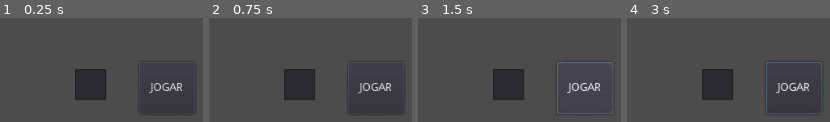
Above: before the commit, frames 1-4 (left to right).
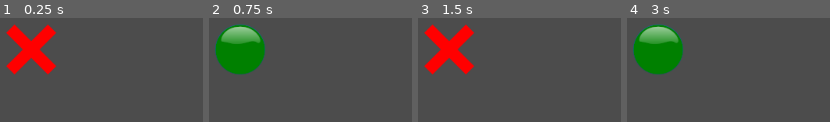
Above: after the commit, the same moments.

Repository: lucassfelix/tic_tac_toe_ai
Game: Godot game, scene res://Scenes/mainScene.tscn
The game is run twice, just before and just after one commit, with the same random seed, the same clock (stepped at 60 frames per second) and the same inputs.
Inputs (mouse positions are in pixels of both pictures, inside the frame that each line leads up to):
- Up to frame 1 (0.25 s): no input
- Up to frame 2 (0.75 s): click (239, 49) at 0.52 s
- Up to frame 3 (1.5 s): click (584, 87) at 1.25 s, where only the run before the commit has a clickable "JOGAR"
- Up to frame 4 (3 s): click (793, 87) at 2 s, where only the run before the commit has a clickable "JOGAR"; click (657, 49) at 2.77 s

The runs differ from the first frame. In frame 1, 12% of the frame differs, in the area x 2-90%, y 5-79%; in frame 2, 15%; in frame 3, 13%; in frame 4, 16%, in the area x 2-97%, y 5-93%.
Error before the commit: Parse Error: The identifier "board" isn't declared in the current scope. (res://Scripts/Board.gd:94)
Error after the commit: Invalid call. Nonexistent function 'get_class' in base 'Nil'. (res://Scripts/AIPlayer.gd:16)

Commit message:
Created Scriptable Objects

Diff:
--- /dev/null
+++ b/Font/NotoSerifJP_Black.tres
@@ -0,0 +1,6 @@
+[gd_resource type="DynamicFont" load_steps=2 format=2]
+
+[ext_resource path="res://Font/NotoSerifJP-Black.otf" type="DynamicFontData" id=1]
+
+[resource]
+font_data = ExtResource( 1 )
--- /dev/null
+++ b/Font/NotoSerifJP_Bold.tres
@@ -0,0 +1,6 @@
+[gd_resource type="DynamicFont" load_steps=2 format=2]
+
+[ext_resource path="res://Font/NotoSerifJP-Bold.otf" type="DynamicFontData" id=1]
+
+[resource]
+font_data = ExtResource( 1 )
--- /dev/null
+++ b/Font/NotoSerifJP_Regular.tres
@@ -0,0 +1,6 @@
+[gd_resource type="DynamicFont" load_steps=2 format=2]
+
+[ext_resource path="res://Font/NotoSerifJP-Regular.otf" type="DynamicFontData" id=1]
+
+[resource]
+font_data = ExtResource( 1 )
--- /dev/null
+++ b/Font/NotoSerif_Black.tres
@@ -0,0 +1,6 @@
+[gd_resource type="DynamicFont" load_steps=2 format=2]
+
+[ext_resource path="res://Font/NotoSerif-Black.ttf" type="DynamicFontData" id=1]
+
+[resource]
+font_data = ExtResource( 1 )
--- /dev/null
+++ b/Font/NotoSerif_Bold.tres
@@ -0,0 +1,6 @@
+[gd_resource type="DynamicFont" load_steps=2 format=2]
+
+[ext_resource path="res://Font/NotoSerif-Bold.ttf" type="DynamicFontData" id=1]
+
+[resource]
+font_data = ExtResource( 1 )
--- /dev/null
+++ b/Font/NotoSerif_ExtraBold.tres
@@ -0,0 +1,6 @@
+[gd_resource type="DynamicFont" load_steps=2 format=2]
+
+[ext_resource path="res://Font/NotoSerif-ExtraBold.ttf" type="DynamicFontData" id=1]
+
+[resource]
+font_data = ExtResource( 1 )
--- /dev/null
+++ b/Font/NotoSerif_Regular.tres
@@ -0,0 +1,6 @@
+[gd_resource type="DynamicFont" load_steps=2 format=2]
+
+[ext_resource path="res://Font/NotoSerif-Regular.ttf" type="DynamicFontData" id=1]
+
+[resource]
+font_data = ExtResource( 1 )
--- /dev/null
+++ b/IntegerVar.gd
@@ -0,0 +1,11 @@
+extends Resource
+class_name IntegerVar
+
+export(int) var value
+
+func get_value() -> int:
+	return value
+
+func set_value(new_value : int) -> void:
+	value = new_value
+	ResourceSaver.save(resource_path, self)
--- /dev/null
+++ b/Piece.gd
@@ -0,0 +1,6 @@
+extends Resource
+class_name Piece
+
+export(String) var name = "EMPTY"
+export(int) var value = 0
+export(Texture) var image = null
--- /dev/null
+++ b/Resources/Pieces/Empty_Piece.tres
@@ -0,0 +1,10 @@
+[gd_resource type="Resource" load_steps=3 format=2]
+
+[ext_resource path="res://Piece.gd" type="Script" id=1]
+[ext_resource path="res://Textures/X_Image.png" type="Texture" id=2]
+
+[resource]
+script = ExtResource( 1 )
+name = "X"
+value = -1
+image = ExtResource( 2 )
--- /dev/null
+++ b/Resources/Pieces/O_Piece.tres
@@ -0,0 +1,10 @@
+[gd_resource type="Resource" load_steps=3 format=2]
+
+[ext_resource path="res://Piece.gd" type="Script" id=1]
+[ext_resource path="res://Textures/X_Image.png" type="Texture" id=2]
+
+[resource]
+script = ExtResource( 1 )
+name = "X"
+value = -1
+image = ExtResource( 2 )
--- /dev/null
+++ b/Resources/Pieces/X_Piece.tres
@@ -0,0 +1,8 @@
+[gd_resource type="Resource" load_steps=2 format=2]
+
+[ext_resource path="res://Piece.gd" type="Script" id=1]
+
+[resource]
+script = ExtResource( 1 )
+name = "EMPTY"
+value = 0
--- /dev/null
+++ b/Resources/Variables/BoardSize.tres
@@ -0,0 +1,8 @@
+[gd_resource type="Resource" load_steps=2 format=2]
+
+[ext_resource path="res://IntegerVar.gd" type="Script" id=1]
+
+[resource]
+resource_name = "BoardSize"
+script = ExtResource( 1 )
+value = 5
--- /dev/null
+++ b/Scenes/BoardPiece.tscn
@@ -0,0 +1,14 @@
+[gd_scene load_steps=4 format=2]
+
+[ext_resource path="res://Textures/X_Image.png" type="Texture" id=1]
+[ext_resource path="res://Scripts/BoardPiece.gd" type="Script" id=2]
+[ext_resource path="res://Textures/O_Texture.png" type="Texture" id=3]
+
+[node name="BoardPiece" type="Node2D"]
+script = ExtResource( 2 )
+
+[node name="TextureButton" type="TextureButton" parent="."]
+margin_right = 40.0
+margin_bottom = 40.0
+texture_normal = ExtResource( 1 )
+texture_hover = ExtResource( 3 )
--- a/Scenes/mainScene.tscn
+++ b/Scenes/mainScene.tscn
@@ -1,25 +1,23 @@
-[gd_scene load_steps=3 format=2]
+[gd_scene load_steps=7 format=2]
 
-[ext_resource path="res://Scripts/Board.gd" type="Script" id=1]
-[ext_resource path="res://Scripts/AIPlayer.gd" type="Script" id=2]
+[ext_resource path="res://Scenes/BoardPiece.tscn" type="PackedScene" id=1]
+[ext_resource path="res://Scripts/Board.gd" type="Script" id=2]
+[ext_resource path="res://Scripts/AIPlayer.gd" type="Script" id=3]
+[ext_resource path="res://Resources/Variables/BoardSize.tres" type="Resource" id=4]
+[ext_resource path="res://Resources/Pieces/Empty_Piece.tres" type="Resource" id=5]
+[ext_resource path="res://Resources/Pieces/X_Piece.tres" type="Resource" id=6]
 
-[node name="mainScene" type="Node2D"]
-script = ExtResource( 1 )
-
-[node name="TextEdit" type="TextEdit" parent="."]
-margin_left = 375.0
-margin_top = 200.0
-margin_right = 415.0
-margin_bottom = 240.0
-
-[node name="Button" type="Button" parent="."]
-margin_left = 457.0
-margin_top = 191.0
-margin_right = 529.0
-margin_bottom = 258.0
-text = "JOGAR"
+[node name="MainScene" type="Node2D"]
 
 [node name="AI" type="Node" parent="."]
+script = ExtResource( 3 )
+board_size_resource = ExtResource( 4 )
+empty_piece_resource = ExtResource( 5 )
+player_ai_resource = ExtResource( 6 )
+
+[node name="BoardPiece" parent="." instance=ExtResource( 1 )]
+position = Vector2( 287, 143 )
+
+[node name="Board" type="Node2D" parent="."]
 script = ExtResource( 2 )
-
-[connection signal="pressed" from="Button" to="." method="_on_Button_pressed"]
+board_size_resource = ExtResource( 4 )
--- a/Scripts/AIPlayer.gd
+++ b/Scripts/AIPlayer.gd
@@ -1,17 +1,32 @@
 extends Node
 
+const ai_state = -1
 
-# Declare member variables here. Examples:
-# var a = 2
-# var b = "text"
+export(Resource) var board_size_resource
+var board_size : IntegerVar
 
-const ai_state = -1
+export(Resource) var empty_piece_resource
+var EMPTY_PIECE : Piece
+
+export(Resource) var player_ai_resource
+var AI_PIECE : Piece
+
+
+func _ready():
+	print(board_size.get_class())
+	print(board_size_resource.get_class())
+	assert(typeof(board_size) == typeof(board_size_resource), "ERROR: Wrong type of resource. (" + board_size.get_class() + board_size_resource.get_class() + ")")
+	board_size = board_size_resource
+	EMPTY_PIECE = empty_piece_resource
+	AI_PIECE = player_ai_resource
+	pass
+
 
 func choose_ai_play() -> void:
 	pass
 
 
-static func minimax(board : Array, current_player : int) -> Array:
+func minimax(board : Array, ai_turn : bool) -> Array:
 
 	var endgame : int =  Board.endgame(board,ai_state)
 
@@ -23,20 +38,22 @@
 
 	for row in range(len(board)):
 		for col in range(len(board)):
-			if board[row][col] == Board.BOARD_STATE.EMPTY:
-				board[row][col] = current_player
-				var result = minimax(board, -current_player)
+			if board[row][col] == EMPTY_PIECE.value:
 
-				if current_player == ai_state:
+				board[row][col]
+
+				var result = minimax(board, !ai_turn)
+
+				if ai_turn:
 					if result[0] > max_play[0]:
 						max_play = [result[0],[row,col]]
 				else:
 					if result[0] < min_play[0]:
 						min_play = [result[0],[row,col]]
 
-				board[row][col] = Board.BOARD_STATE.EMPTY
+				board[row][col] = Board.BOARD_PIECE.EMPTY
 
-	if current_player == ai_state:
+	if ai_turn:
 		return max_play
 	else:
 		return min_play
@@ -44,8 +61,7 @@
 
 
 # Called when the node enters the scene tree for the first time.
-func _ready():
-	pass # Replace with function body.
+
 
 
 # Called every frame. 'delta' is the elapsed time since the previous frame.
--- a/Scripts/Board.gd
+++ b/Scripts/Board.gd
@@ -2,26 +2,40 @@
 
 class_name Board
 
-enum BOARD_STATE {EMPTY= 0, X=-1, O=1}
+enum BOARD_PIECE {EMPTY= 0, X=-1, O=1}
 
-export var board_size = 3
+export(Resource) var board_size_resource
+var board_size : IntegerVar
 
 var game_board : Array
 
+# Called when the node enters the scene tree for the first time.
+func _ready():
 
+	board_size = board_size_resource
+
+	print(board_size.get_value())
+	board_size.set_value(5)
+	print(board_size.get_value())
+
+
+#	game_board = []
+#	for i in range(board_size.value):
+#		game_board.append([])
+#		for _j in range(board_size):
+#			game_board[i].append(BOARD_PIECE.EMPTY)
 
 func make_move(move : Array, piece : int) -> bool:
 	game_board[move[0]][move[1]] = piece
-	if endgame(game_board, BOARD_STATE.X):
+	if endgame(game_board, BOARD_PIECE.X):
 		return false
 	return true
-
 
 static func check_row(row : Array, col_count : int) -> bool:
 	for col in range(col_count-1):
 		if (
 			row[col] != row[col+1]
-			or row[col] == BOARD_STATE.EMPTY
+			or row[col] == BOARD_PIECE.EMPTY
 		):
 			return false
 	return true
@@ -30,7 +44,7 @@
 	for row in range(row_count-1):
 		if (
 			board[row][col] != board[row+1][col]
-			or board[row][col] == BOARD_STATE.EMPTY
+			or board[row][col] == BOARD_PIECE.EMPTY
 		):
 			return false
 	return true
@@ -39,7 +53,7 @@
 	for index in range(board_size-1):
 		if(
 			board[index][index] != board[index+1][index+1]
-			or board[index][index] == BOARD_STATE.EMPTY
+			or board[index][index] == BOARD_PIECE.EMPTY
 		):
 			return false
 	return true
@@ -48,11 +62,10 @@
 	for index in range(board_size-1):
 		if(
 			board[index][board_size - 1 - index] != board[index+1][board_size - 2 -index]
-			or board[index][board_size - 1 - index] == BOARD_STATE.EMPTY
+			or board[index][board_size - 1 - index] == BOARD_PIECE.EMPTY
 		):
 			return false
 	return true
-
 
 static func endgame(board : Array, ai_piece : int) -> int:
 
@@ -74,24 +87,6 @@
 
 	for row in range(board_size):
 		for col in range(board_size):
-			if board[row][col] == BOARD_STATE.EMPTY:
+			if board[row][col] == BOARD_PIECE.EMPTY:
 				return 2
 	return 0
-
-# Called when the node enters the scene tree for the first time.
-func _ready():
-	game_board = []
-	for i in range(board_size):
-		game_board.append([])
-		for _j in range(board_size):
-			game_board[i].append(BOARD_STATE.EMPTY)
-
-
-func _on_Button_pressed() -> void:
-	var row = $TextEdit.text[0] as int
-	var col = $TextEdit.text[1] as int
-	make_move([row,col],1)
-	var minmax = minimax(board, true)
-	print(minmax)
-	board = minmax[1][0]
-	drawDebugBoard(board)
--- /dev/null
+++ b/Scripts/BoardPiece.gd
@@ -0,0 +1,13 @@
+extends Node2D
+
+
+export var pos_x : int
+export var pos_y : int
+
+
+func _ready():
+	pass
+
+# Called every frame. 'delta' is the elapsed time since the previous frame.
+#func _process(delta):
+#	pass
--- a/project.godot
+++ b/project.godot
@@ -13,15 +13,27 @@
 "class": "Board",
 "language": "GDScript",
 "path": "res://Scripts/Board.gd"
+}, {
+"base": "Resource",
+"class": "IntegerVar",
+"language": "GDScript",
+"path": "res://IntegerVar.gd"
+}, {
+"base": "Resource",
+"class": "Piece",
+"language": "GDScript",
+"path": "res://Piece.gd"
 } ]
 _global_script_class_icons={
-"Board": ""
+"Board": "",
+"IntegerVar": "",
+"Piece": ""
 }
 
 [application]
 
 config/name="Tic Tac Toe IA"
-run/main_scene="res://Scenes/mainScene.tscn"
+run/main_scene="res://Scenes/MainScene.tscn"
 config/icon="res://icon.png"
 
 [gui]
Binary file added: Font/NotoSerif-Black.ttf
Binary file added: Font/NotoSerif-Bold.ttf
Binary file added: Font/NotoSerif-ExtraBold.ttf
Binary file added: Font/NotoSerif-Regular.ttf
Not shown, added: Font/OFL.txt
Binary file changed: Textures/O_Texture.png
Not shown, changed: Textures/O_Texture.png.import
Binary file added: Textures/X_Image.png
Not shown, added: Textures/X_Image.png.import
Binary file removed: Textures/X_Texture.png
Not shown, removed: Textures/X_Texture.png.import
Not shown, added: Font/NotoSerifJP-Black.otf
(and 4 more such lines)
